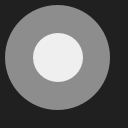
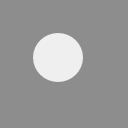
The second 128×128 image is a revision of the first. Changes to its layers:
painted on "Shape 4" over box(0, 0, 128, 128)
